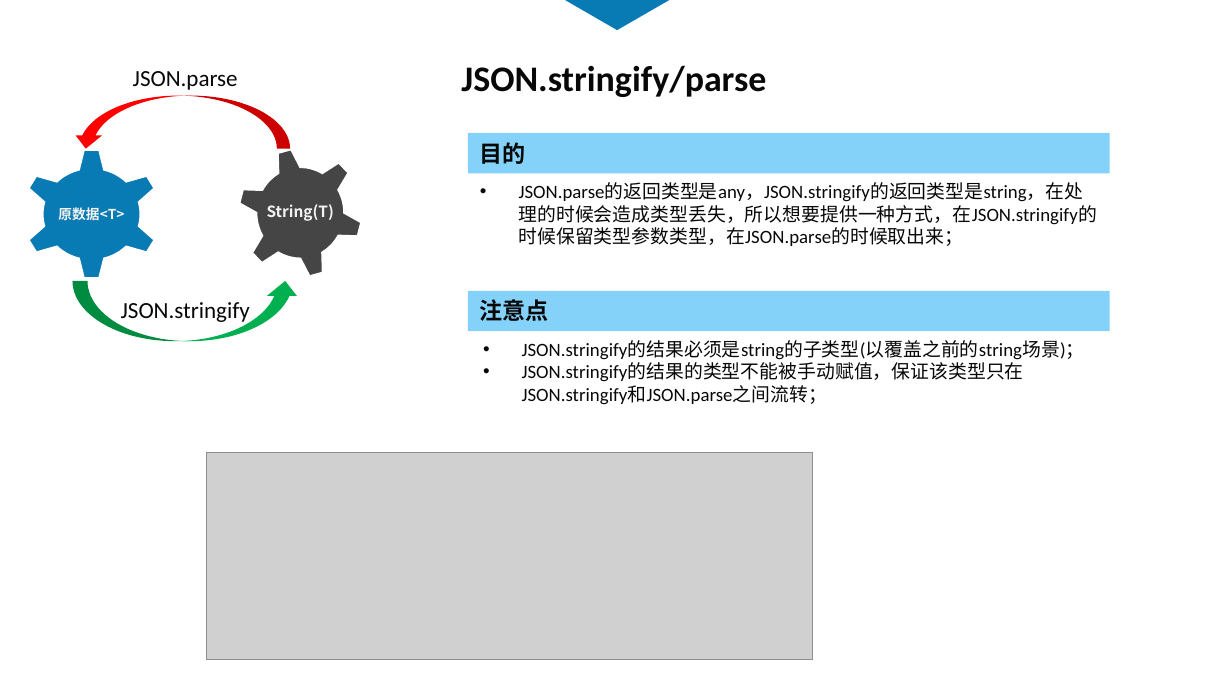
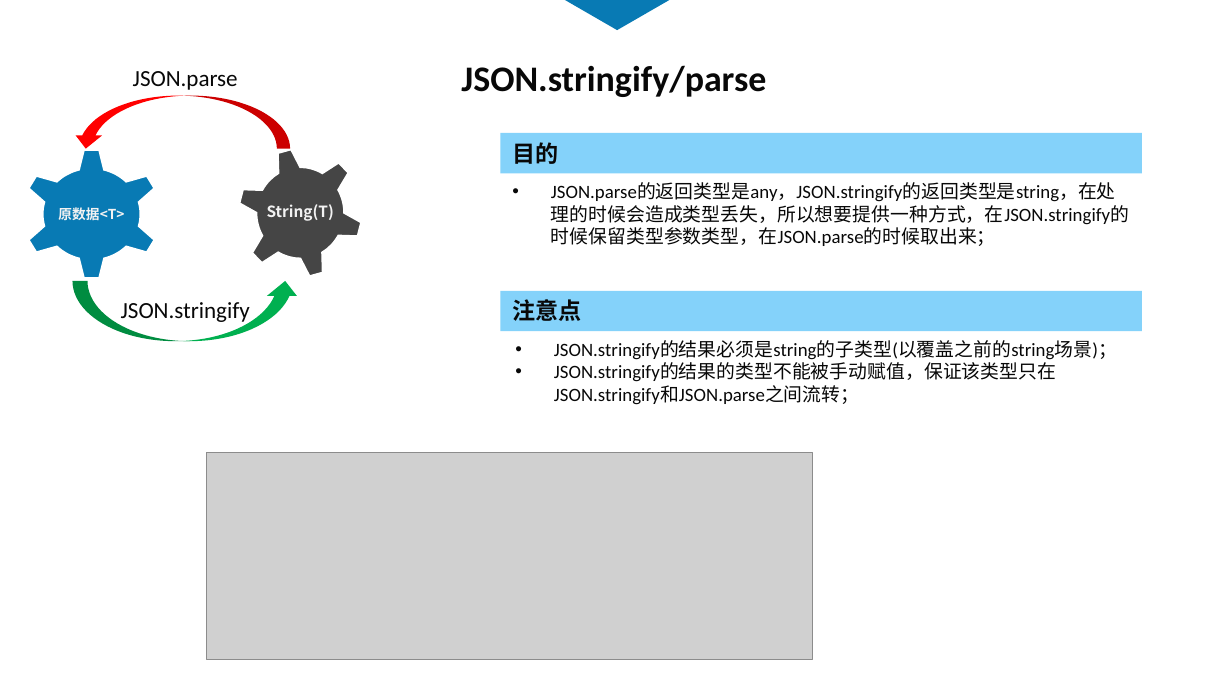
Before and after one commit to touchpillow/ts-demo, a slide deck: slide 13 of ts-分享.pptx. Drawn at 1232x693 pixels with LibreOffice and Linux fonts; fonts in the diff are those of the drawing; grey boxes stand for pictures. Boxes give left, top, right and bottom in pixels: in the first picture for what was removed or moved away, otherwise in the second. Text is boxed around its words. In the diff, an @@ line names an element or a change of style, - is before the commit and + after.

```diff
--- a/ts-分享.pptx
+++ b/ts-分享.pptx
@@ 2 rectangles, 1 text: place and size @@
-2 rectangles, 1 text at [468, 133, 1110, 331]
+2 rectangles, 1 text at [500, 133, 1142, 331]
@@ text "JSON.stringify的结果必须是string的子类型(以覆盖之前的string场景)；": place and size @@
-text "JSON.stringify的结果必须是string的子类型(以覆盖之前的string场景)；" at [522, 340, 1085, 405]
+text "JSON.stringify的结果必须是string的子类型(以覆盖之前的string场景)；" at [554, 340, 1117, 405]
```
Also in this commit, not shown: 7 other slides changed, 1 slide added, 7 other files.
